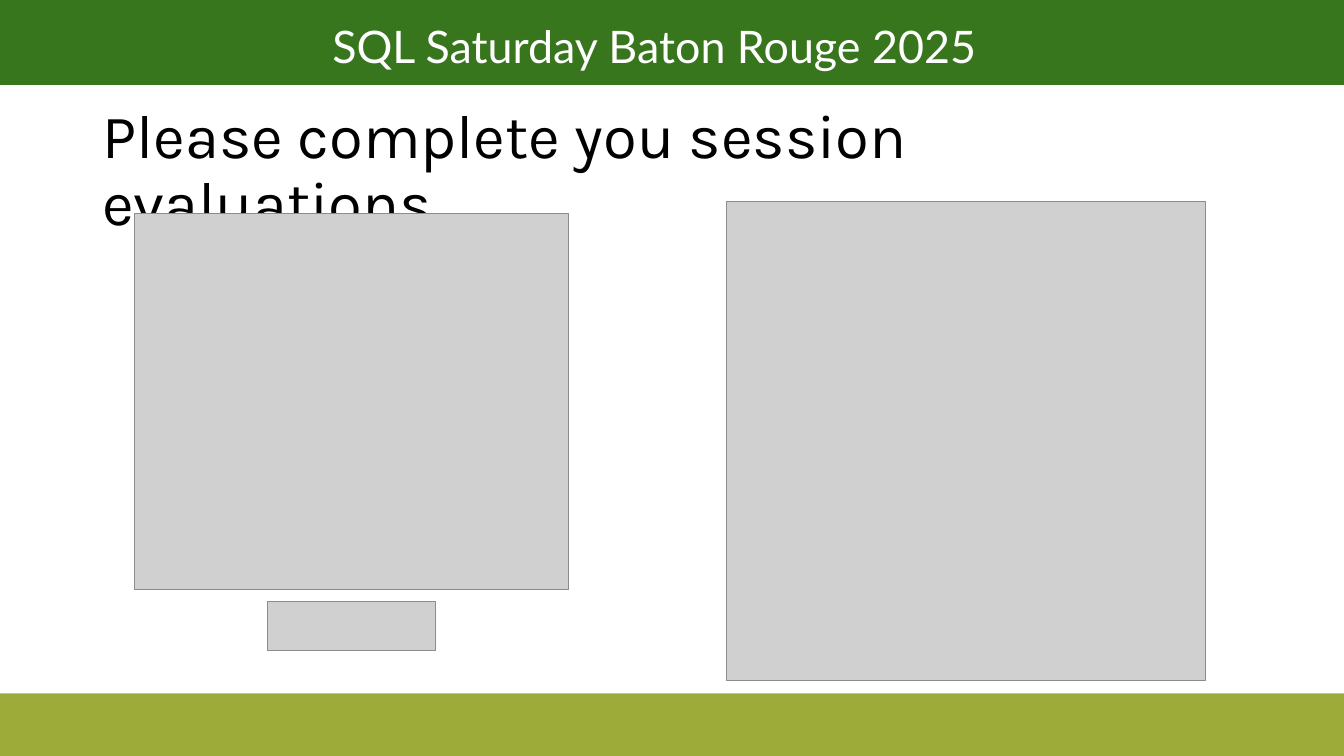
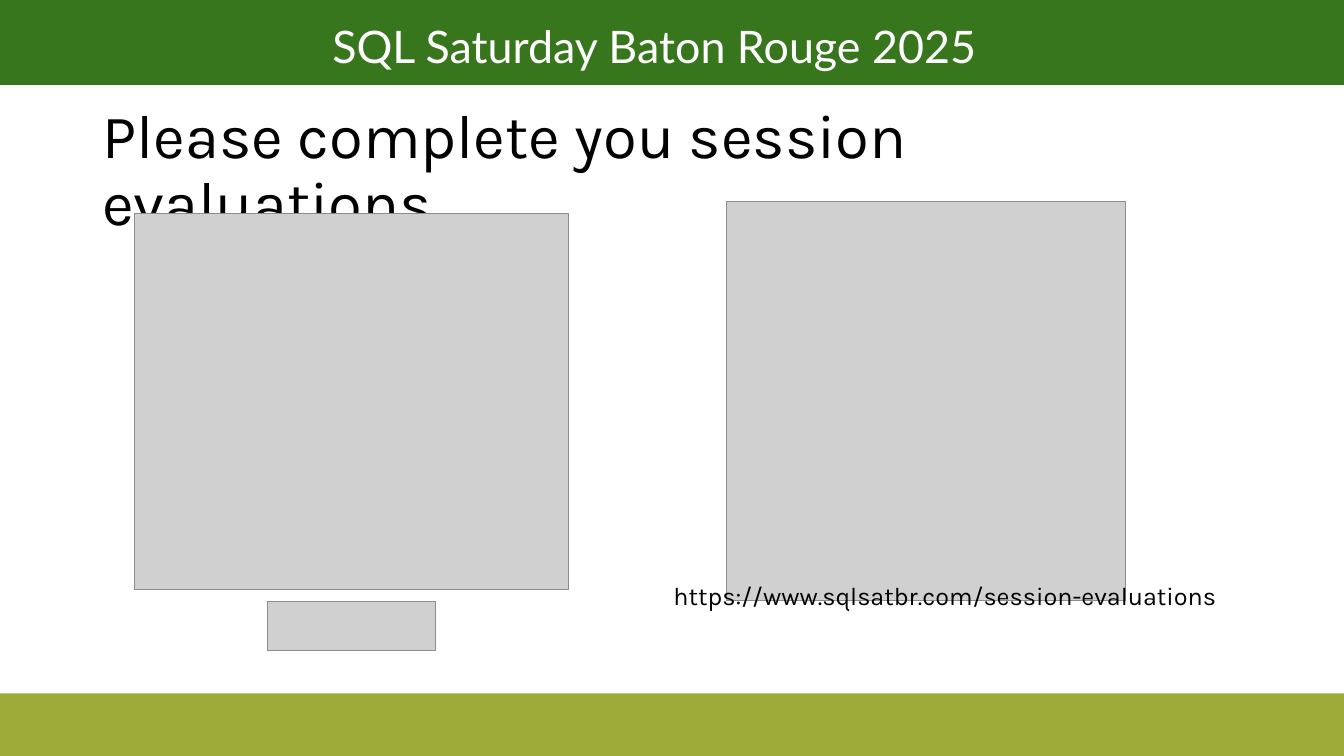
Before and after one commit to KennyNeal/SQL-Saturday-2025, a slide deck: slide 3 of assets/documents/SQLSatBR 2025 - Template.potx. Drawn at 1344x756 pixels with LibreOffice and Linux fonts; fonts in the diff are those of the drawing; grey boxes stand for pictures. Boxes give left, top, right and bottom in pixels: in the first picture for what was removed or moved away, otherwise in the second. Text is boxed around its words. In the diff, an @@ line names an element or a change of style, - is before the commit and + after.

```diff
--- a/assets/documents/SQLSatBR 2025 - Template.potx
+++ b/assets/documents/SQLSatBR 2025 - Template.potx
@@ picture: place and size @@
-picture at [726,202,1206,682]
+picture at [726,202,1125,601]
@@ text added at [673,583,1216,612], 18 pt, text #000000 @@
+https://www.sqlsatbr.com/session-evaluations
```
Also in this commit, not shown: 2 other files.
